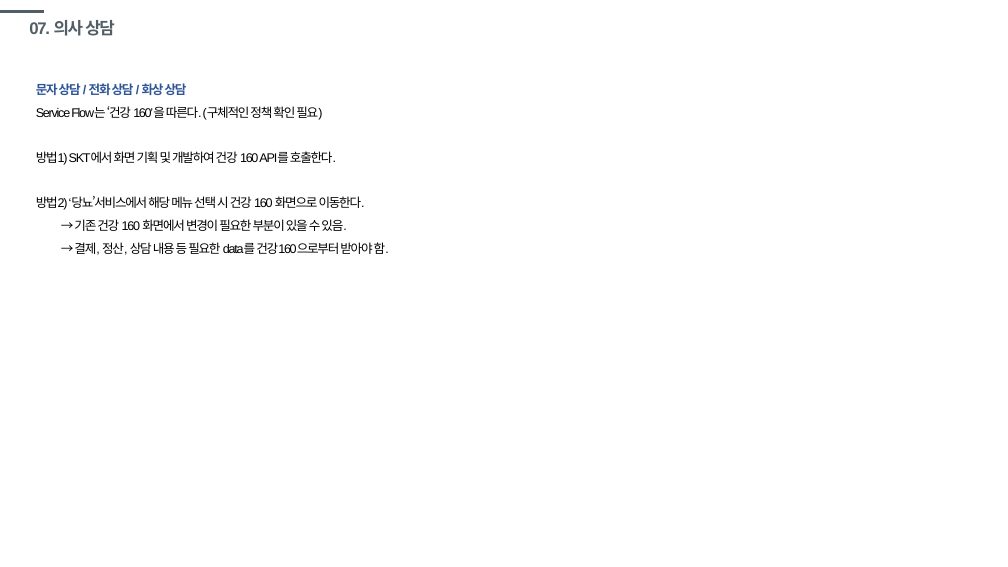
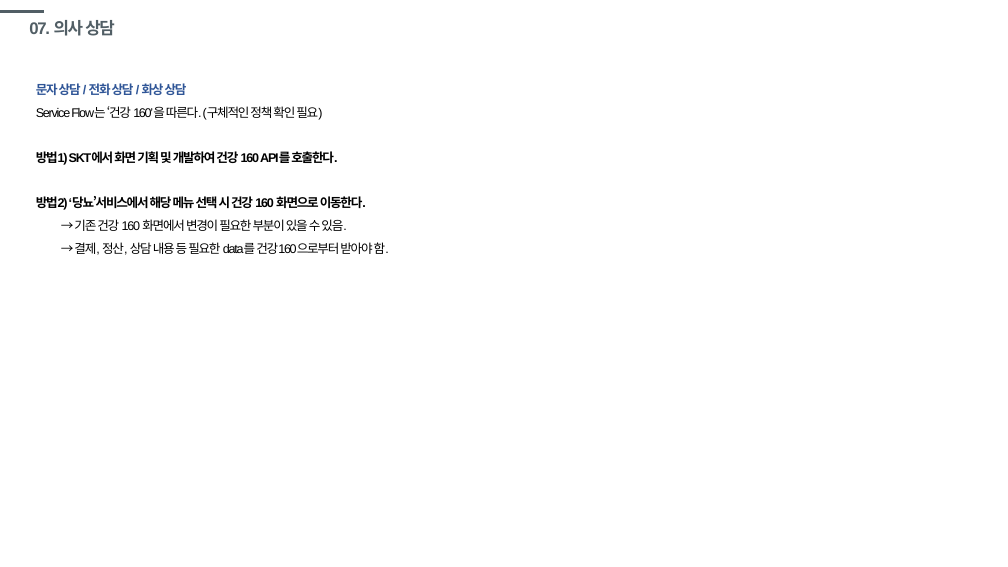
Before and after one commit to windsoccer/H160, a slide deck: slide 27 of 01 기획/SF_[건강160]당뇨_20191002.pptx. Drawn at 1008x567 pixels with LibreOffice and Linux fonts; fonts in the diff are those of the drawing. Boxes give left, top, right and bottom in pixels: in the first picture for what was removed or moved away, otherwise in the second. Text is boxed around its words. In the diff, an @@ line names an element or a change of style, - is before the commit and + after.

```diff
--- a/01 기획/SF_[건강160]당뇨_20191002.pptx
+++ b/01 기획/SF_[건강160]당뇨_20191002.pptx
@@ text at bbox=[36, 151, 366, 210]: bold on in "방법1) SKT에서 화면 기획 및 개발하여 건강 ...", "방법2) ‘당뇨’서비스에서 해당 메뉴 선택 시 건강 ..." @@
```
Also in this commit, not shown: 6 other slides changed, 1 slide added.
